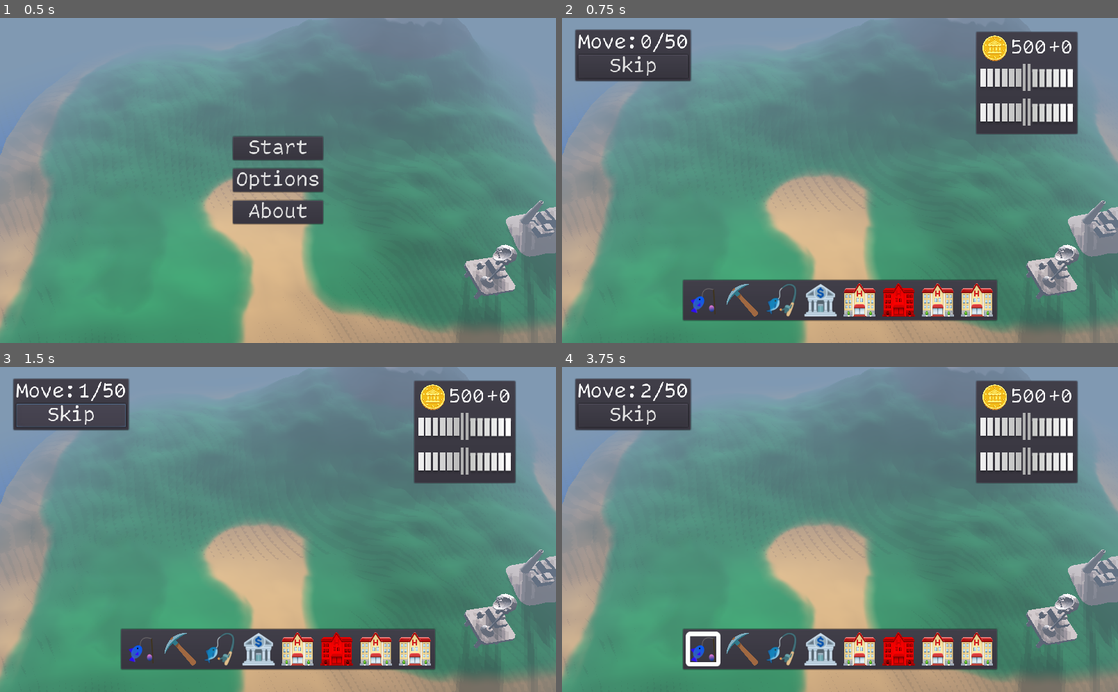
Above: before the commit, frames 1-4 (two rows, left to right).
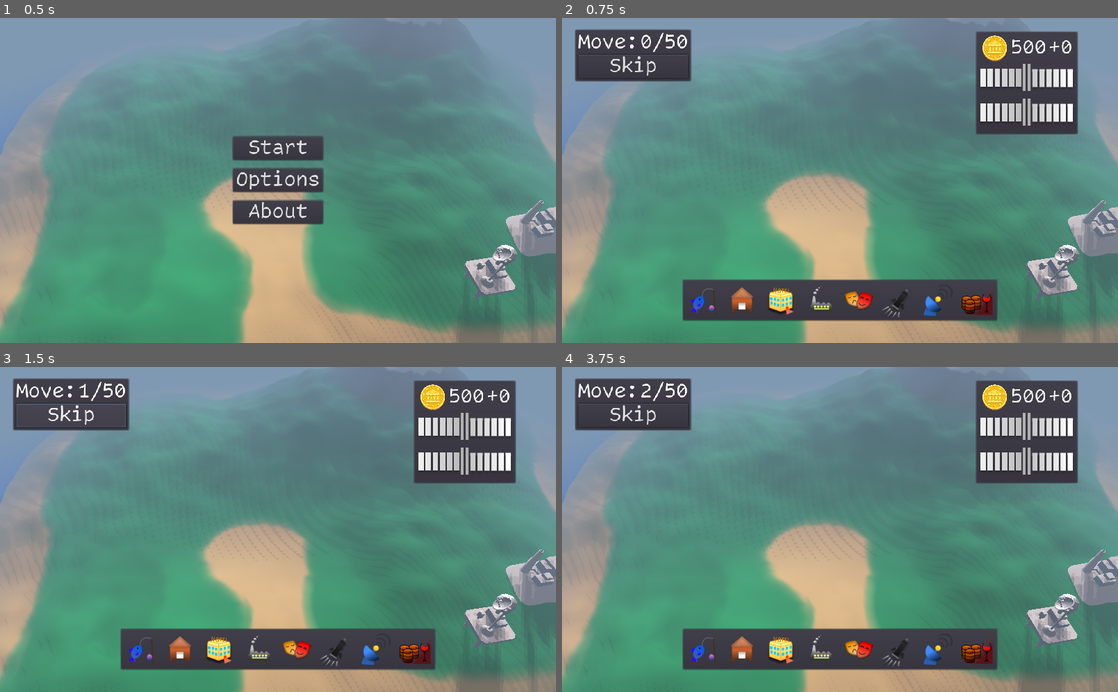
Above: after the commit, the same moments.

Repository: ash4rk/ld54-island-city-builder
Game: Godot game, scene res://main.tscn
The game is run twice, just before and just after one commit, with the same random seed, the same clock (stepped at 60 frames per second) and the same inputs.
Inputs (mouse positions are in pixels of both pictures, inside the frame that each line leads up to):
- Up to frame 1 (0.5 s): no input
- Up to frame 2 (0.75 s): click "Start" at 0.5 s
- Up to frame 3 (1.5 s): click "Skip" at 1.25 s
- Up to frame 4 (3.75 s): click "Skip" at 2 s; click (701, 649) at 2.75 s; click "X" at 3.5 s

Frame 1 is identical in both runs. In frame 2, 3.0% of the frame differs, in the area x 29-78%, y 81-93%; in frame 3, 3.0%; in frame 4, 3.3%, in the area x 22-78%, y 81-93%.

Commit message:
FEAT: Update button images

Diff:
--- a/main.gd
+++ b/main.gd
@@ -39,3 +39,6 @@
 	currentState = State.NORMAL
 	for placeholders in build_placeholders.get_children():
 		placeholders.update_visibility("_")
+
+	for button in build_buttons:
+		button.pressed = false
--- a/main.tscn
+++ b/main.tscn
@@ -7,10 +7,10 @@
 [ext_resource path="res://assets/placeholders/coin.png" type="Texture" id=5]
 [ext_resource path="res://assets/buildings_info/docks.tres" type="Resource" id=6]
 [ext_resource path="res://scenes/ui/building_button.tscn" type="PackedScene" id=7]
-[ext_resource path="res://assets/placeholders/bank.png" type="Texture" id=8]
-[ext_resource path="res://assets/placeholders/fishrod.png" type="Texture" id=9]
-[ext_resource path="res://assets/placeholders/hotel.png" type="Texture" id=10]
-[ext_resource path="res://assets/placeholders/pickaxe.png" type="Texture" id=11]
+[ext_resource path="res://assets/images/factory_pressed.png" type="Texture" id=8]
+[ext_resource path="res://assets/images/winery.png" type="Texture" id=9]
+[ext_resource path="res://assets/images/bungalow.png" type="Texture" id=10]
+[ext_resource path="res://assets/images/meteo_pressed.png" type="Texture" id=11]
 [ext_resource path="res://main.gd" type="Script" id=12]
 [ext_resource path="res://assets/island/island.tscn" type="PackedScene" id=13]
 [ext_resource path="res://assets/buildings/Docks.tscn" type="PackedScene" id=14]
@@ -31,6 +31,32 @@
 [ext_resource path="res://assets/images/docks_normal.png" type="Texture" id=29]
 [ext_resource path="res://assets/images/docks_pressed.png" type="Texture" id=30]
 [ext_resource path="res://assets/building_button_group.tres" type="ButtonGroup" id=31]
+[ext_resource path="res://assets/images/theater_pressed.png" type="Texture" id=32]
+[ext_resource path="res://assets/images/hotel.png" type="Texture" id=33]
+[ext_resource path="res://assets/images/theater.png" type="Texture" id=34]
+[ext_resource path="res://assets/images/spaceport.png" type="Texture" id=35]
+[ext_resource path="res://assets/images/meteo.png" type="Texture" id=36]
+[ext_resource path="res://assets/images/hotel_pressed.png" type="Texture" id=37]
+[ext_resource path="res://assets/images/spaceport_pressed.png" type="Texture" id=38]
+[ext_resource path="res://assets/images/bungalow_pressed.png" type="Texture" id=39]
+[ext_resource path="res://assets/images/winery_pressed.png" type="Texture" id=40]
+[ext_resource path="res://assets/images/factory.png" type="Texture" id=41]
+[ext_resource path="res://assets/images/docks_disabled.png" type="Texture" id=42]
+[ext_resource path="res://assets/images/spaceport_disabled.png" type="Texture" id=43]
+[ext_resource path="res://assets/images/hotel_disabled.png" type="Texture" id=44]
+[ext_resource path="res://assets/images/factory_disabled.png" type="Texture" id=45]
+[ext_resource path="res://assets/images/theater_disabled.png" type="Texture" id=46]
+[ext_resource path="res://assets/images/bungalow_disabled.png" type="Texture" id=47]
+[ext_resource path="res://assets/images/winery_disabled.png" type="Texture" id=48]
+[ext_resource path="res://assets/images/meteo_disabled.png" type="Texture" id=49]
+[ext_resource path="res://assets/images/winery_hovered.png" type="Texture" id=50]
+[ext_resource path="res://assets/images/meteo_hovered.png" type="Texture" id=51]
+[ext_resource path="res://assets/images/theater_hovered.png" type="Texture" id=52]
+[ext_resource path="res://assets/images/spaceport_hovered.png" type="Texture" id=53]
+[ext_resource path="res://assets/images/factory_hovered.png" type="Texture" id=54]
+[ext_resource path="res://assets/images/hotel_hovered.png" type="Texture" id=55]
+[ext_resource path="res://assets/images/docks_hovered.png" type="Texture" id=56]
+[ext_resource path="res://assets/images/bungalow_hovered.png" type="Texture" id=57]
 
 [sub_resource type="QuadMesh" id=2]
 size = Vector2( 800, 800 )
@@ -239,6 +265,8 @@
 group = ExtResource( 31 )
 texture_normal = ExtResource( 29 )
 texture_pressed = ExtResource( 30 )
+texture_hover = ExtResource( 56 )
+texture_disabled = ExtResource( 42 )
 building_info = ExtResource( 6 )
 
 [node name="Bungalo" parent="UI/BuildingContainer/BuildingButtons/HBoxContainer" instance=ExtResource( 7 )]
@@ -248,7 +276,10 @@
 rect_min_size = Vector2( 64, 64 )
 toggle_mode = true
 group = ExtResource( 31 )
-texture_normal = ExtResource( 11 )
+texture_normal = ExtResource( 10 )
+texture_pressed = ExtResource( 39 )
+texture_hover = ExtResource( 57 )
+texture_disabled = ExtResource( 47 )
 building_info = ExtResource( 4 )
 
 [node name="Hotel" parent="UI/BuildingContainer/BuildingButtons/HBoxContainer" instance=ExtResource( 7 )]
@@ -258,7 +289,10 @@
 rect_min_size = Vector2( 64, 64 )
 toggle_mode = true
 group = ExtResource( 31 )
-texture_normal = ExtResource( 9 )
+texture_normal = ExtResource( 33 )
+texture_pressed = ExtResource( 37 )
+texture_hover = ExtResource( 55 )
+texture_disabled = ExtResource( 44 )
 building_info = ExtResource( 24 )
 
 [node name="Factory" parent="UI/BuildingContainer/BuildingButtons/HBoxContainer" instance=ExtResource( 7 )]
@@ -268,7 +302,10 @@
 rect_min_size = Vector2( 64, 64 )
 toggle_mode = true
 group = ExtResource( 31 )
-texture_normal = ExtResource( 8 )
+texture_normal = ExtResource( 41 )
+texture_pressed = ExtResource( 8 )
+texture_hover = ExtResource( 54 )
+texture_disabled = ExtResource( 45 )
 building_info = ExtResource( 22 )
 
 [node name="CatAttraction" parent="UI/BuildingContainer/BuildingButtons/HBoxContainer" instance=ExtResource( 7 )]
@@ -278,7 +315,10 @@
 rect_min_size = Vector2( 64, 64 )
 toggle_mode = true
 group = ExtResource( 31 )
-texture_normal = ExtResource( 10 )
+texture_normal = ExtResource( 34 )
+texture_pressed = ExtResource( 32 )
+texture_hover = ExtResource( 52 )
+texture_disabled = ExtResource( 46 )
 building_info = ExtResource( 21 )
 
 [node name="Spaceport" parent="UI/BuildingContainer/BuildingButtons/HBoxContainer" instance=ExtResource( 7 )]
@@ -288,7 +328,10 @@
 rect_min_size = Vector2( 64, 64 )
 toggle_mode = true
 group = ExtResource( 31 )
-texture_normal = ExtResource( 10 )
+texture_normal = ExtResource( 35 )
+texture_pressed = ExtResource( 38 )
+texture_hover = ExtResource( 53 )
+texture_disabled = ExtResource( 43 )
 building_info = ExtResource( 20 )
 
 [node name="Meteo" parent="UI/BuildingContainer/BuildingButtons/HBoxContainer" instance=ExtResource( 7 )]
@@ -298,7 +341,10 @@
 rect_min_size = Vector2( 64, 64 )
 toggle_mode = true
 group = ExtResource( 31 )
-texture_normal = ExtResource( 10 )
+texture_normal = ExtResource( 36 )
+texture_pressed = ExtResource( 11 )
+texture_hover = ExtResource( 51 )
+texture_disabled = ExtResource( 49 )
 building_info = ExtResource( 25 )
 
 [node name="Winery" parent="UI/BuildingContainer/BuildingButtons/HBoxContainer" instance=ExtResource( 7 )]
@@ -308,7 +354,10 @@
 rect_min_size = Vector2( 64, 64 )
 toggle_mode = true
 group = ExtResource( 31 )
-texture_normal = ExtResource( 10 )
+texture_normal = ExtResource( 9 )
+texture_pressed = ExtResource( 40 )
+texture_hover = ExtResource( 50 )
+texture_disabled = ExtResource( 48 )
 building_info = ExtResource( 23 )
 
 [node name="MoveInfoContainer" type="PanelContainer" parent="UI"]
--- a/scripts/ui.gd
+++ b/scripts/ui.gd
@@ -17,10 +17,7 @@
 func _update_stats_event():
 	for button in buttons:
 		# TODO: Change to enable/disable
-		if button.cost > Global.coins:
-			button.modulate = Color.red
-		else:
-			button.modulate = Color.white
+		button.disabled = button.cost > Global.coins
 
 	_update_coins_value()
 	_update_pb_values()
Binary file added: assets/images/bungalow.png
Not shown, added: assets/images/bungalow.png.import
Binary file added: assets/images/bungalow_disabled.png
Not shown, added: assets/images/bungalow_disabled.png.import
Binary file added: assets/images/bungalow_hovered.png
Not shown, added: assets/images/bungalow_hovered.png.import
Binary file added: assets/images/bungalow_pressed.png
Not shown, added: assets/images/bungalow_pressed.png.import
Binary file added: assets/images/docks_disabled.png
Not shown, added: assets/images/docks_disabled.png.import
Binary file added: assets/images/docks_hovered.png
Not shown, added: assets/images/docks_hovered.png.import
(and 49 more such lines)
